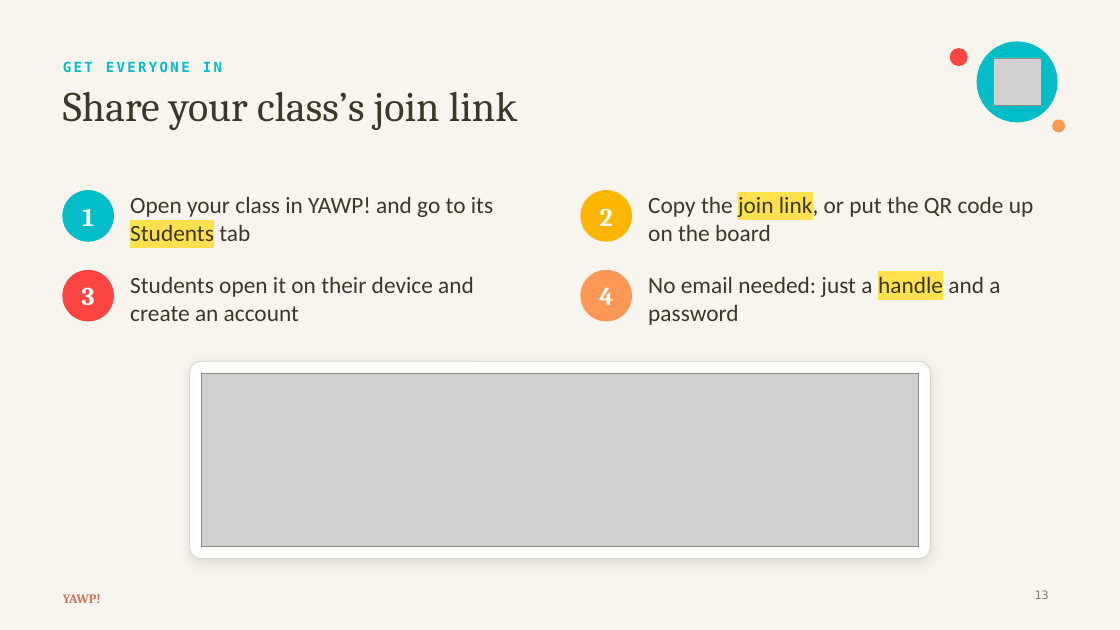
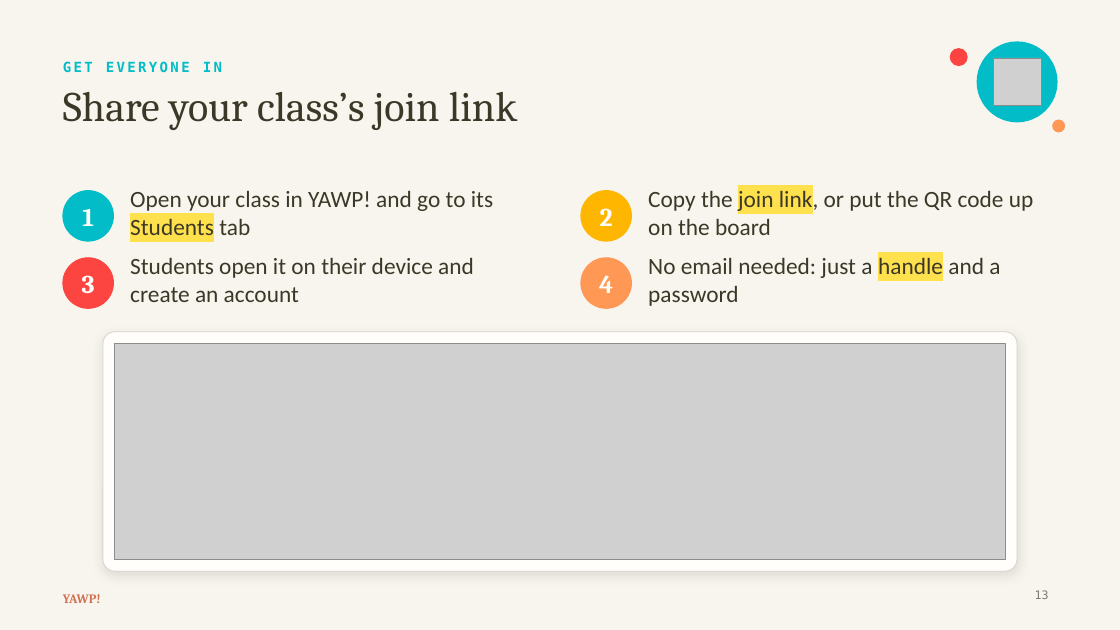
Before and after one commit to The-Connell-School/yawp, a slide deck: slide 13 of services/web-app/resources/thesis-essay-decks/lesson-1-day-1.pptx. Drawn at 1120x630 pixels with LibreOffice and Linux fonts; fonts in the diff are those of the drawing; grey boxes stand for pictures. Boxes give left, top, right and bottom in pixels: in the first picture for what was removed or moved away, otherwise in the second. Text is boxed around its words. In the diff, an @@ line names an element or a change of style, - is before the commit and + after.

```diff
--- a/services/web-app/resources/thesis-essay-decks/lesson-1-day-1.pptx
+++ b/services/web-app/resources/thesis-essay-decks/lesson-1-day-1.pptx
@@ text "Open your class in YAWP! ...": place and size @@
-text "Open your class in YAWP! ..." at bbox=[130, 196, 493, 241]
+text "Open your class in YAWP! ..." at bbox=[130, 190, 493, 235]
@@ text "Copy the join link, or ...": place and size @@
-text "Copy the join link, or ..." at bbox=[648, 193, 1034, 241]
+text "Copy the join link, or ..." at bbox=[648, 187, 1034, 235]
@@ text "Students open it on their ...": place and size @@
-text "Students open it on their ..." at bbox=[130, 276, 474, 321]
+text "Students open it on their ..." at bbox=[130, 257, 474, 302]
@@ 2 texts, 2 ellipses: place and size @@
-2 texts, 2 ellipses at bbox=[63, 271, 632, 321]
+2 texts, 2 ellipses at bbox=[63, 258, 632, 308]
@@ text "No email needed: just a ...": place and size @@
-text "No email needed: just a ..." at bbox=[648, 276, 1000, 325]
+text "No email needed: just a ..." at bbox=[648, 257, 1000, 306]
@@ rounded rectangle: place and size @@
-rounded rectangle at bbox=[190, 361, 931, 559]
+rounded rectangle at bbox=[103, 332, 1017, 571]
@@ rounded rectangle at bbox=[103, 332, 1017, 571]: proportions changed @@
@@ picture: place and size @@
-picture at bbox=[202, 373, 919, 547]
+picture at bbox=[115, 344, 1006, 560]
```
Also in this commit, not shown: 8 other slides changed, 1 slide added, 22 other files.
